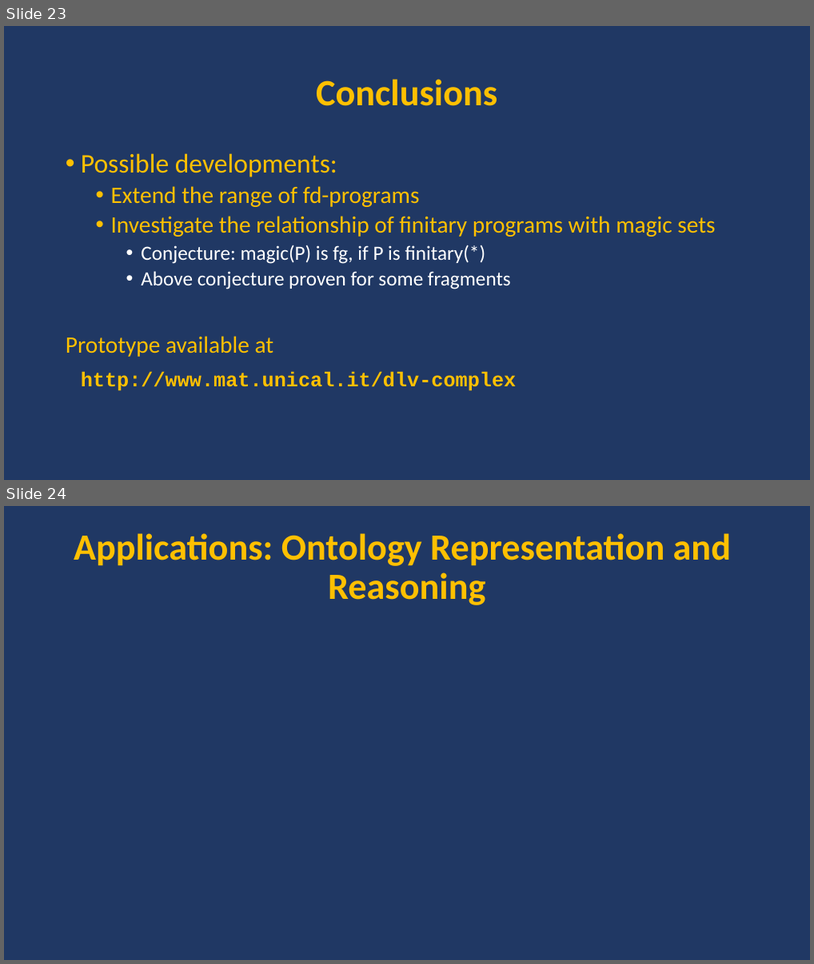
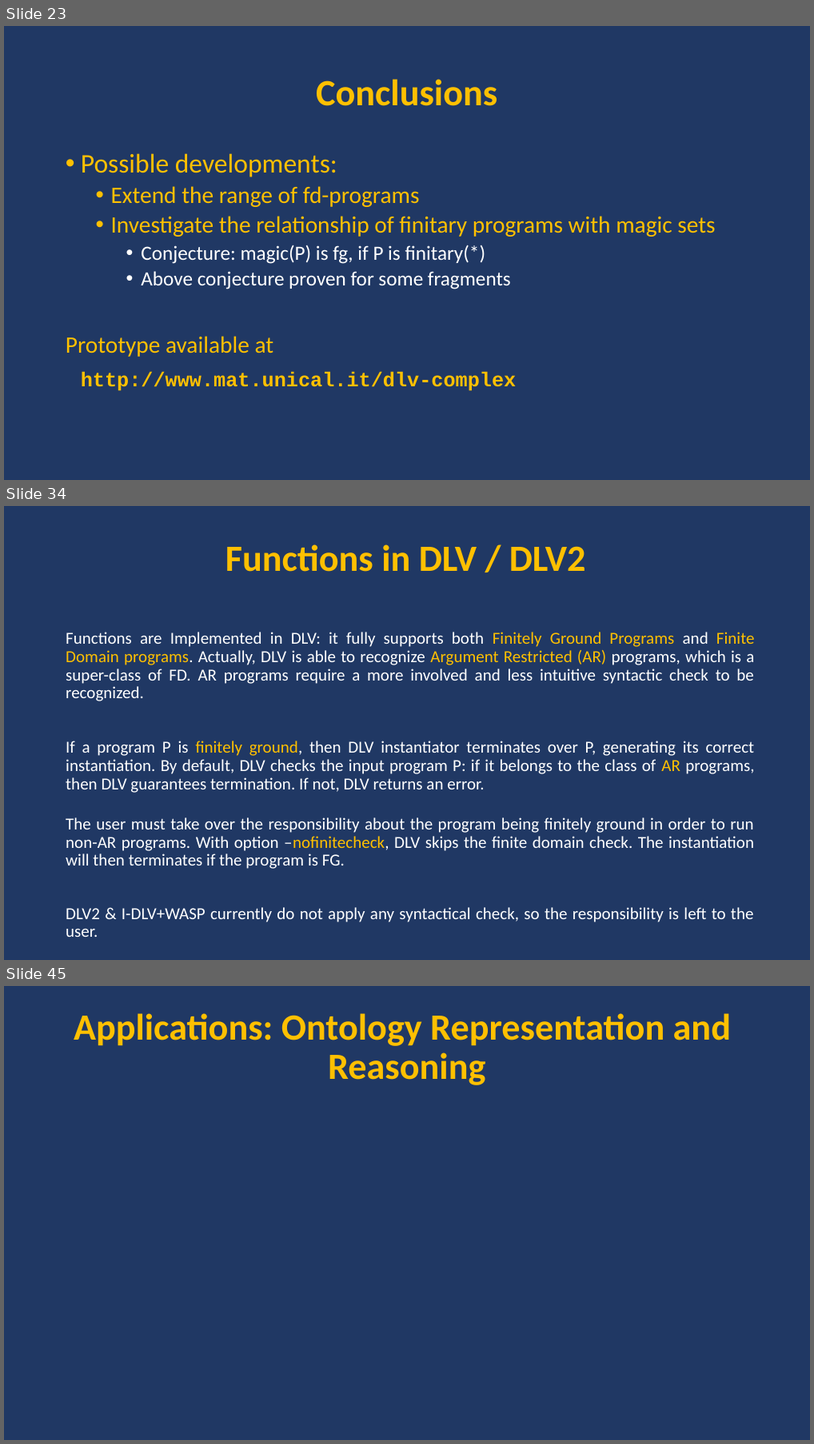
Before and after one commit to DeMaCS-UNICAL/functions_presentation_2018, a slide deck: presentation.pptx. Shown one above the other, each under a label of ours: slides 23 and 24 before the commit, slides 23, 34 and 45 after it; the slides between them are not shown. The pictures are 814x964 and 814x1444 pixels, drawn with LibreOffice and Linux fonts; fonts in the diff are those of the drawing; grey boxes stand for pictures. Boxes give left, top, right and bottom in pixels: in the first picture for what was removed or moved away, otherwise in the second. Text is boxed around its words. In the diff, an @@ line names an element or a change of style, - is before the commit and + after.

```diff
--- a/presentation.pptx
+++ b/presentation.pptx
@@ slide 34 added at [4, 506, 810, 960], background #203864 @@
@@ title added at [226, 544, 586, 572], 44 pt, text #FFC000, bold @@
+Functions in DLV / DLV2
@@ text added at [66, 632, 755, 936], 20 pt, text #FFFFFF @@
+Functions are Implemented in DLV: it fully supports both Finitely Ground Programs and Finite Domain programs. Actually, DLV is able to recognize Argument Restricted (AR) programs, which is a super-class of FD. AR programs require a more involved and less intuitive syntactic check to be recognized.
+If a program P is finitely ground, then DLV instantiator terminates over P, generating its correct instantiation. By default, DLV checks the input program P: if it belongs to the class of AR programs, then DLV guarantees termination. If not, DLV returns an error.
+The user must take over the responsibility about the program being finitely ground in order to run non-AR programs. With option –nofinitecheck, DLV skips the finite domain check. The instantiation will then terminates if the program is FG.
+DLV2 & I-DLV+WASP currently do not apply any syntactical check, so the responsibility is left to the user.
@@ what was slide 24 is now slide 45 @@
```
Also in this commit, not shown: 20 other slides added.
